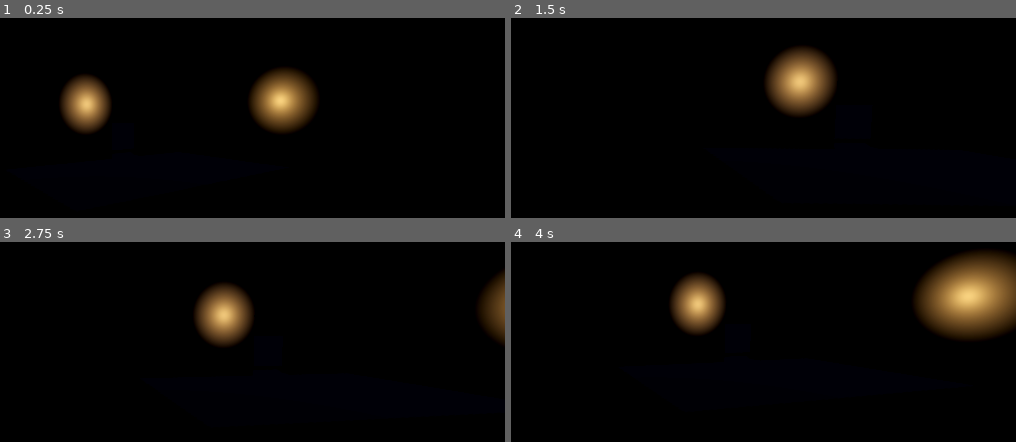
Above: before the commit, frames 1-4 (two rows, left to right).
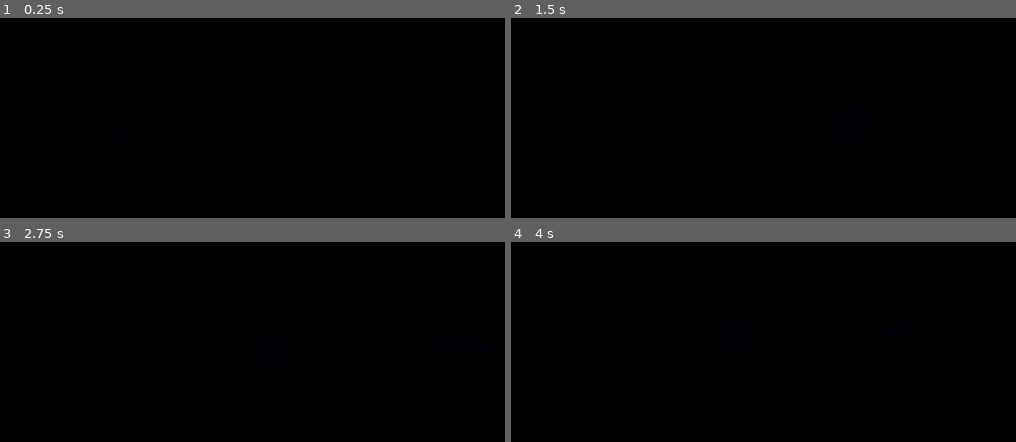
Above: after the commit, the same moments.

Repository: PixtoltheMaker/carmona-aldo-3d-project
Game: Godot game, scene res://scenes/level_01.tscn
The game is run twice, just before and just after one commit, with the same random seed, the same clock (stepped at 60 frames per second) and the same inputs.
Inputs (mouse positions are in pixels of both pictures, inside the frame that each line leads up to):
- Up to frame 1 (0.25 s): no input
- Up to frame 2 (1.5 s): tap Enter (ui_accept) at 0.5, 0.77, 1.25 s; move the mouse to (793, 92) at 0.52 s; hold Right (ui_right) 0.53-1.28 s; tap 0 (freefly) at 0.6 s; click (793, 92) at 0.67 s; move the mouse to (576, 116) at 1.27 s; hold Up (ui_up) from 1.28 s (still down); tap Shift (sprint) at 1.35 s
- Up to frame 3 (2.75 s): keep holding Up (ui_up); tap Enter (ui_accept) at 1.52, 2 s; move the mouse to (126, 330) at 2.02 s; tap 0 (freefly) at 2.1 s
- Up to frame 4 (4 s): keep holding Up (ui_up); tap Enter (ui_accept) at 2.75, 3.02, 3.5, 3.77 s; move the mouse to (606, 346) at 2.77 s; tap Shift (sprint) at 2.85 s; click (606, 346) at 2.92 s; move the mouse to (677, 344) at 3.52 s; tap 0 (freefly) at 3.6 s

The runs differ from the first frame. In frame 1, 5.6% of the frame differs, in the area x 11-63%, y 25-58%; in frame 2, 3.7%; in frame 3, 4.1%; in frame 4, 9.8%, in the area x 31-100%, y 5-49%.

Commit message:
Self work 6-18
finished whiteboxing for the level

planning to making scenes for assets then replacing the whitebox

Diff:
--- a/scenes/level_01.tscn
+++ b/scenes/level_01.tscn
@@ -11,7 +11,7 @@
 
 [sub_resource type="Environment" id="Environment_mofoo"]
 background_mode = 2
-background_energy_multiplier = 0.05
+background_energy_multiplier = 0.15
 sky = SubResource("Sky_4lj41")
 tonemap_mode = 2
 glow_enabled = true
@@ -30,10 +30,78 @@
 [node name="ProtoController" parent="." unique_id=1549842563 instance=ExtResource("1_bpt1m")]
 transform = Transform3D(-0.83347136, 0, 0.55256265, 0, 1, 0, -0.55256265, 0, -0.83347136, 24.09201, 0.5320252, -23.754978)
 
-[node name="OmniLight3D" type="OmniLight3D" parent="." unique_id=2138409845]
-transform = Transform3D(1, 0, 0, 0, 1, 0, 0, 0, 1, 14.21384, 2.6596115, -18.887867)
-light_color = Color(0.8735878, 0.6491372, 0.35776335, 1)
-omni_range = 1.25
+[node name="lighting" type="Node" parent="." unique_id=1409686865]
+
+[node name="Torch" type="OmniLight3D" parent="lighting" unique_id=2138409845]
+transform = Transform3D(1, 0, 0, 0, 1, 0, 0, 0, 1, 14.21384, 2.2489383, -18.887867)
+light_color = Color(0.8735878, 0.6491372, 0.35776335, 1)
+omni_range = 1.25
+
+[node name="Torch 2" type="OmniLight3D" parent="lighting" unique_id=1702858896]
+transform = Transform3D(1, 0, 0, 0, 1, 0, 0, 0, 1, 18.75803, 2.577525, -14.814665)
+light_color = Color(0.8735878, 0.6491372, 0.35776335, 1)
+omni_range = 1.25
+
+[node name="Torch 3" type="OmniLight3D" parent="lighting" unique_id=912752606]
+transform = Transform3D(1, 0, 0, 0, 1, 0, 0, 0, 1, -19.307598, 2.577525, -15.929215)
+light_color = Color(0.8735878, 0.6491372, 0.35776335, 1)
+omni_range = 1.25
+
+[node name="Candles" type="OmniLight3D" parent="lighting" unique_id=1986471065]
+transform = Transform3D(1, 0, 0, 0, 1, 0, 0, 0, 1, -23.24197, 0.94929385, -22.814665)
+light_color = Color(0.8735878, 0.6491372, 0.35776335, 1)
+omni_range = 1.25
+
+[node name="Torch 4" type="OmniLight3D" parent="lighting" unique_id=1067479995]
+transform = Transform3D(1, 0, 0, 0, 1, 0, 0, 0, 1, -13.981132, 2.577525, -20.814665)
+light_color = Color(0.8735878, 0.6491372, 0.35776335, 1)
+omni_range = 1.25
+
+[node name="Torch 5" type="OmniLight3D" parent="lighting" unique_id=1748186494]
+transform = Transform3D(1, 0, 0, 0, 1, 0, 0, 0, 1, -13.05689, 2.577525, -16.814665)
+light_color = Color(0.8735878, 0.6491372, 0.35776335, 1)
+omni_range = 1.25
+
+[node name="Candles2" type="OmniLight3D" parent="lighting" unique_id=1661739169]
+transform = Transform3D(1, 0, 0, 0, 1, 0, 0, 0, 1, 2.75803, 0.9375107, -18.814665)
+light_color = Color(0.8735878, 0.6491372, 0.35776335, 1)
+omni_range = 1.25
+
+[node name="Candles3" type="OmniLight3D" parent="lighting" unique_id=1767514783]
+transform = Transform3D(1, 0, 0, 0, 1, 0, 0, 0, 1, -19.993605, 4.7533174, -0.09175491)
+light_color = Color(0.8735878, 0.6491372, 0.35776335, 1)
+omni_range = 1.25
+
+[node name="Candles8" type="OmniLight3D" parent="lighting" unique_id=270266762]
+transform = Transform3D(1, 0, 0, 0, 1, 0, 0, 0, 1, -23.913157, 5.3304586, 22.908245)
+light_color = Color(0.8735878, 0.6491372, 0.35776335, 1)
+omni_range = 1.25
+
+[node name="Candles4" type="OmniLight3D" parent="lighting" unique_id=1879144253]
+transform = Transform3D(1, 0, 0, 0, 1, 0, 0, 0, 1, 1.7580299, 0.9375107, -3.8146648)
+light_color = Color(0.8735878, 0.6491372, 0.35776335, 1)
+omni_range = 1.25
+
+[node name="Candles5" type="OmniLight3D" parent="lighting" unique_id=943000630]
+transform = Transform3D(1, 0, 0, 0, 1, 0, 0, 0, 1, 13.75803, 0.9375107, 0.18533516)
+light_color = Color(0.8735878, 0.6491372, 0.35776335, 1)
+omni_range = 1.25
+
+[node name="Candles6" type="OmniLight3D" parent="lighting" unique_id=2128238877]
+transform = Transform3D(1, 0, 0, 0, 1, 0, 0, 0, 1, 17.75803, 0.9375107, 19.185335)
+light_color = Color(0.8735878, 0.6491372, 0.35776335, 1)
+omni_range = 1.25
+
+[node name="Candles7" type="OmniLight3D" parent="lighting" unique_id=748809992]
+transform = Transform3D(1, 0, 0, 0, 1, 0, 0, 0, 1, 0.75802994, 0.9375107, 2.1853352)
+light_color = Color(0.8735878, 0.6491372, 0.35776335, 1)
+omni_range = 1.25
+
+[node name="Phantom Light" type="OmniLight3D" parent="lighting" unique_id=1119852106]
+transform = Transform3D(1, 0, 0, 0, 1, 0, 0, 0, 1, 0, 12.1218815, 0)
+light_energy = 5.0
+light_negative = true
+omni_range = 15.685655
 
 [node name="CSGCombiner3D" type="CSGCombiner3D" parent="." unique_id=1119241862]
 use_collision = true
@@ -43,47 +111,101 @@
 use_collision = true
 size = Vector3(50, 1, 50)
 
-[node name="CSGBox3D" type="CSGBox3D" parent="CSGCombiner3D" unique_id=781732091]
+[node name="Bounding Wall" type="CSGBox3D" parent="CSGCombiner3D" unique_id=781732091]
 transform = Transform3D(1, 0, 0, 0, 1, 0, 0, 0, 1, 0.008337021, 5.9248304, 25.082455)
 size = Vector3(50.008125, 10.873535, 0.22070313)
 
-[node name="CSGBox3D2" type="CSGBox3D" parent="CSGCombiner3D" unique_id=205821483]
+[node name="Bounding Wall 2" type="CSGBox3D" parent="CSGCombiner3D" unique_id=205821483]
 transform = Transform3D(1, 0, 0, 0, 1, 0, 0, 0, 1, 0.016674042, 5.9402924, -24.707397)
 size = Vector3(50.008125, 10.878784, 0.22070313)
 
-[node name="CSGBox3D3" type="CSGBox3D" parent="CSGCombiner3D" unique_id=1026912082]
+[node name="Bounding Wall 3" type="CSGBox3D" parent="CSGCombiner3D" unique_id=1026912082]
 transform = Transform3D(-4.371139e-08, 0, -1, 0, 1, 0, 1, 0, -4.371139e-08, 24.90883, 5.915807, 0.2046318)
 size = Vector3(50.008125, 10.865112, 0.22070313)
 
-[node name="CSGBox3D4" type="CSGBox3D" parent="CSGCombiner3D" unique_id=1494794887]
+[node name="Bounding Wall 4" type="CSGBox3D" parent="CSGCombiner3D" unique_id=1494794887]
 transform = Transform3D(1.3113416e-07, 0, 1, 0, 1, 0, -1, 0, 1.3113416e-07, -24.872272, 5.941249, 0.24102497)
 size = Vector3(50.008125, 10.861816, 0.22070313)
 
-[node name="CSGBox3D5" type="CSGBox3D" parent="CSGCombiner3D" unique_id=1172843453]
+[node name="Door Wall" type="CSGBox3D" parent="CSGCombiner3D" unique_id=1172843453]
 transform = Transform3D(1, 0, 0, 0, 1, 0, 0, 0, 1, 19.5, 2.0249474, -14.2854)
 size = Vector3(12, 4, 0.42919922)
 
-[node name="CSGBox3D" type="CSGBox3D" parent="CSGCombiner3D/CSGBox3D5" unique_id=346471562]
+[node name="CSGBox3D" type="CSGBox3D" parent="CSGCombiner3D/Door Wall" unique_id=346471562]
 transform = Transform3D(1, 0, 0, 0, 1, 0, 0, 0, 1, -2.5615463, -0.79166937, 0.21224976)
 operation = 2
 size = Vector3(1.4327393, 2.636963, 1.2460938)
 
-[node name="CSGCylinder3D" type="CSGCylinder3D" parent="CSGCombiner3D/CSGBox3D5" unique_id=1966715361]
+[node name="CSGCylinder3D" type="CSGCylinder3D" parent="CSGCombiner3D/Door Wall" unique_id=1966715361]
 transform = Transform3D(1, 0, 0, 0, -4.371139e-08, -1, 0, 1, -4.371139e-08, -2.554617, 0.5302062, 0.13571262)
 operation = 2
 radius = 0.72509766
 height = 2.49292
 
-[node name="CSGBox3D6" type="CSGBox3D" parent="CSGCombiner3D" unique_id=1081622571]
+[node name="Door Wall2" type="CSGBox3D" parent="CSGCombiner3D" unique_id=1438595484]
+transform = Transform3D(-4.371139e-08, 0, 1, 0, 1, 0, -1, 0, -4.371139e-08, -13.5, 2.0249474, -21.2854)
+size = Vector3(12, 4, 0.42919922)
+
+[node name="CSGBox3D" type="CSGBox3D" parent="CSGCombiner3D/Door Wall2" unique_id=1362295637]
+transform = Transform3D(1, 0, 0, 0, 1, 0, 0, 0, 1, -2.5615463, -0.79166937, 0.21224976)
+operation = 2
+size = Vector3(1.4327393, 2.636963, 1.2460938)
+
+[node name="Window Wall Starter" type="CSGBox3D" parent="CSGCombiner3D" unique_id=1081622571]
 transform = Transform3D(0, 0, 1.0000001, 0, 1, 0, -1.0000001, 0, 0, 13.733255, 2.0296519, -20.461525)
 size = Vector3(12, 4, 0.42919922)
 
-[node name="CSGCylinder3D" type="CSGCylinder3D" parent="CSGCombiner3D" unique_id=617345941]
+[node name="CSGBox3D" type="CSGBox3D" parent="CSGCombiner3D/Window Wall Starter" unique_id=965745080]
+transform = Transform3D(1, 0, 0, 0, 1, 0, 0, 0, 1, -2.9430275, 0.3347168, 0)
+operation = 2
+size = Vector3(1.6235352, 1.6694336, 1)
+
+[node name="Wall" type="CSGBox3D" parent="CSGCombiner3D" unique_id=488597773]
+transform = Transform3D(1.0000001, 0, -4.3711392e-08, 0, 1, 0, 4.3711392e-08, 0, 1.0000001, -19.266745, 2.0296519, -15.461525)
+size = Vector3(12, 4, 0.42919922)
+
+[node name="Spire" type="CSGCylinder3D" parent="CSGCombiner3D" unique_id=617345941]
 transform = Transform3D(1, 0, 0, 0, 1, 0, 0, 0, 1, 0.19791222, 5.293909, -0.05178237)
 radius = 1.8764648
 height = 9.757004
 
-[node name="OmniLight3D2" type="OmniLight3D" parent="." unique_id=1702858896]
-transform = Transform3D(1, 0, 0, 0, 1, 0, 0, 0, 1, 18.75803, 2.577525, -14.814665)
-light_color = Color(0.8735878, 0.6491372, 0.35776335, 1)
-omni_range = 1.25
+[node name="CSGCylinder3D" type="CSGCylinder3D" parent="CSGCombiner3D" unique_id=607022537]
+transform = Transform3D(1, 0, 0, 0, 1, 0, 0, 0, 1, -25, 2.5, 25)
+radius = 11.0
+height = 5.0
+
+[node name="CSGCylinder3D2" type="CSGCylinder3D" parent="CSGCombiner3D" unique_id=855632]
+transform = Transform3D(-4.371139e-08, 1, -4.371139e-08, 0, -4.371139e-08, -1, -1, -4.371139e-08, 1.9106855e-15, -13.364287, 2.5551536, -18.730783)
+operation = 2
+radius = 0.72509766
+height = 2.49292
+
+[node name="Roof" type="CSGBox3D" parent="CSGCombiner3D" unique_id=1214780651]
+transform = Transform3D(1, 0, -8.351872e-23, 0, 1, 0, -8.351872e-23, 0, 1, 19.511719, 4.2208176, -19.430666)
+size = Vector3(11.9765625, 0.42175293, 10.727051)
+
+[node name="Roof2" type="CSGBox3D" parent="CSGCombiner3D" unique_id=855015399]
+transform = Transform3D(1, 0, -8.351872e-23, 0, 1, 0, -8.351872e-23, 0, 1, -18.890198, 4.2208176, -20.047182)
+size = Vector3(11.1727295, 0.42175293, 9.494019)
+
+[node name="Ramp" type="CSGPolygon3D" parent="CSGCombiner3D" unique_id=1776107937]
+transform = Transform3D(-1, 0, -2.4511036e-07, 0, 1, 0, 8.742277e-08, 0, -2.8037357, -10.207487, 0.46221793, -24.51023)
+polygon = PackedVector2Array(-4, 0, 3, 4, 3, 0)
+
+[node name="Bridge Connector" type="CSGCylinder3D" parent="CSGCombiner3D" unique_id=1791387806]
+transform = Transform3D(1, 0, 0, 0, 1, 0, 0, 0, 1, -19, 2.25, 0)
+radius = 2.0
+height = 4.5
+
+[node name="Bridge" type="CSGBox3D" parent="CSGCombiner3D" unique_id=1499538761]
+transform = Transform3D(1, 0, 0, 0, 0.39999998, 0, 0, 0, 1, -18.94777, 4, -8)
+size = Vector3(2, 1, 15)
+
+[node name="CSGBox3D" type="CSGBox3D" parent="CSGCombiner3D/Bridge" unique_id=2065748685]
+transform = Transform3D(1, 0, 0, 0, 1, 0, 0, 0, 1, 0, 0, 1.5)
+operation = 2
+size = Vector3(3, 1, 2)
+
+[node name="Bridge 2" type="CSGBox3D" parent="CSGCombiner3D" unique_id=864664355]
+transform = Transform3D(0.9659258, 0, -0.25881904, 0, 0.39000002, 0, 0.25881904, 0, 0.9659258, -21.06995, 4, 7.9249644)
+size = Vector3(2, 1, 15)
